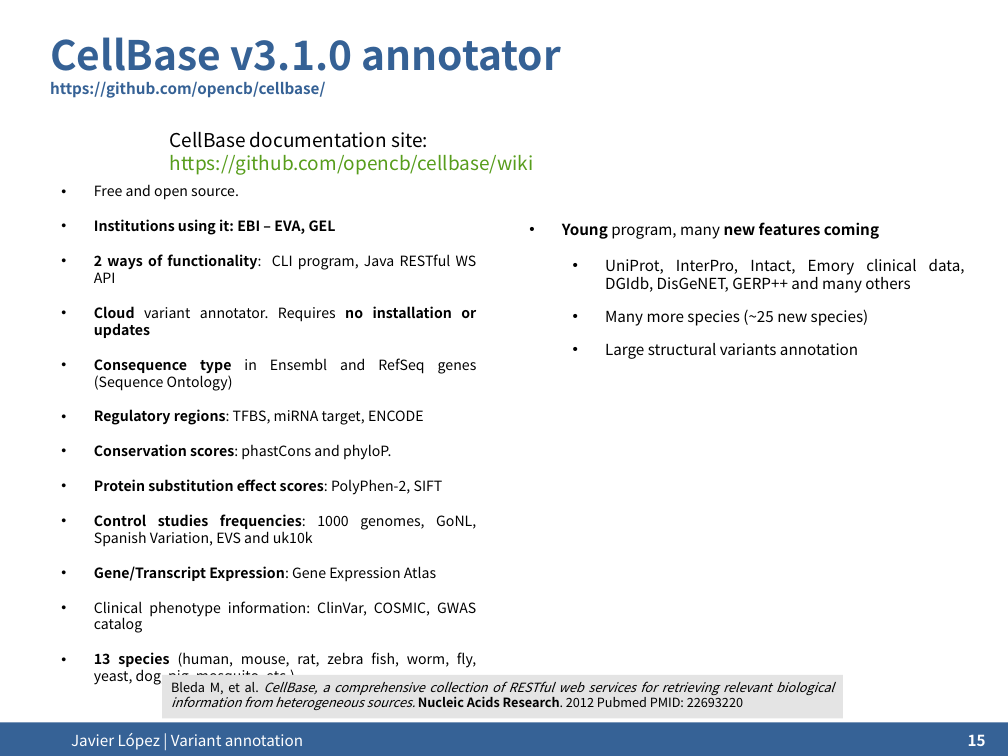
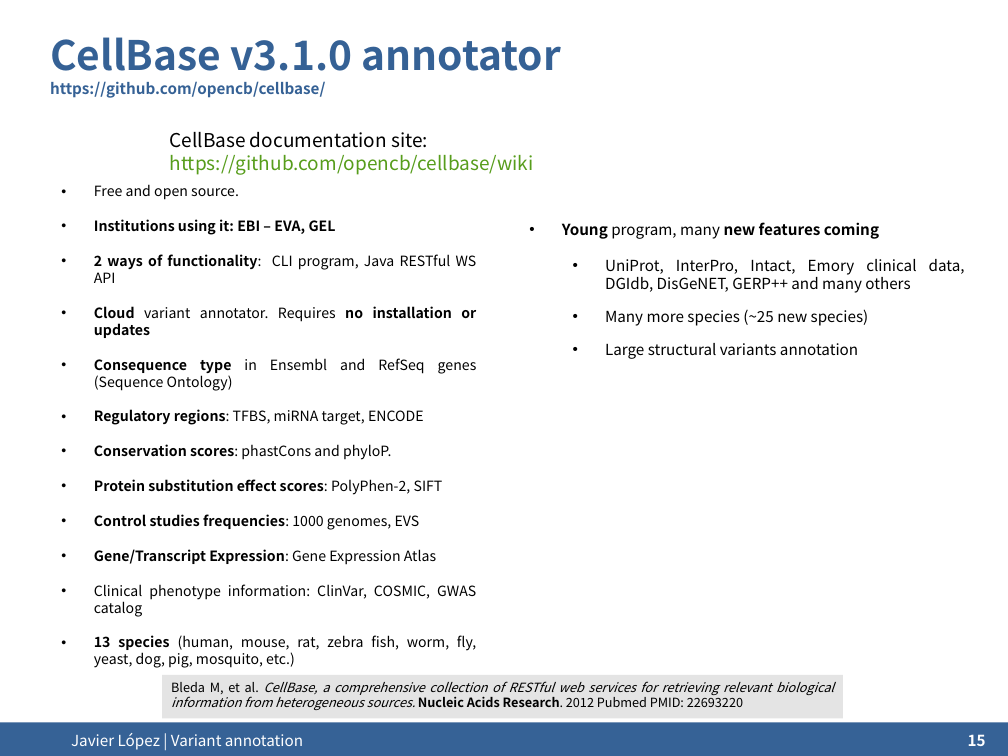
Before and after one commit to ngs-course/ngs-course.github.io, a slide deck: slide 15 of Course_Materials/variant_annotation/presentation/2015-Cambridge_variant_annotation.odp. Drawn at 1008x756 pixels with LibreOffice and Linux fonts; fonts in the diff are those of the drawing; background and template pictures are left out. Boxes give left, top, right and bottom in pixels: in the first picture for what was removed or moved away, otherwise in the second. Text is boxed around its words. In the diff, an @@ line names an element or a change of style, - is before the commit and + after.

```diff
--- a/Course_Materials/variant_annotation/presentation/2015-Cambridge_variant_annotation.odp
+++ b/Course_Materials/variant_annotation/presentation/2015-Cambridge_variant_annotation.odp
@@ text at [94, 514, 420, 530]: text changed; bold on @@
-• Control studies frequencies: 1000 genomes, GoNL, Spanish Variation, EVS and uk10k
+• Control studies frequencies: 1000 genomes, EVS
```
Also in this commit, not shown: 1 other slide changed, 2 other files.
